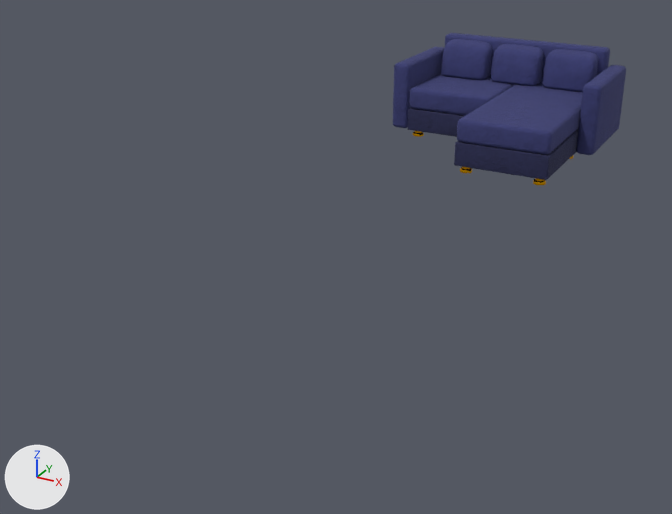
Renders of the Blender file Assets/Models/Sofa.blend from each side of a commit.
Before and after are seen from a 50 mm lens placed at (6.54, -19.67, 6.26), pointed at (-0.79, -6.36, -0.4). Every picture has the same lights, and +X, +Y and +Z are marked at lower left.

The first picture shows 'Sofa'.
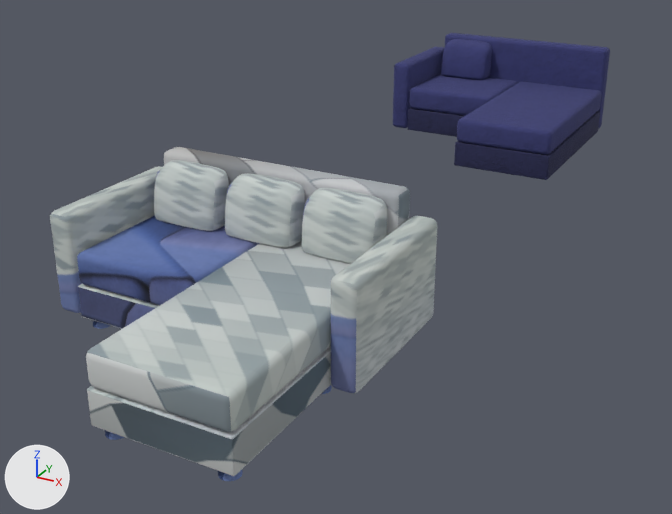
The change, as a list of edits to the scene's bpy script:
```text
Add img_sofa:
    img_sofa = load_image('Sofa', '../Sofa.png', 1920, 1080, 'sRGB')
Add mat_sofa:
    mat_sofa = principled_material('Sofa')
    mat_sofa.texture = img_sofa
    mat_sofa.roughness = 1.0
Change me_cube_006:
    used by ob_sofa; location = (0.0, 0.0, 0.0)
    remove me_cube_006.from_pydata(...)  # 6164 vertices, 6138 faces; spans x -2.73..2.09, y -2.09..2.31, z 0.0..2.07
    add me_cube_006.from_pydata(...)  # 1884 vertices, 1876 faces; spans x -2.73..1.69, y -2.09..2.31, z 0.0..2.07
    me_cube_006 part 1: 9 loose pieces with 4280 vertices, spanning x -2.25..2.09, y -2.02..2.31, z 0.0..2.0, are deleted
Add me_cube_001:
    me_cube_001.from_pydata(...)  # 6636 vertices, 6610 faces; spans x -2.73..2.1, y -2.09..2.31, z 0.0..2.07
    me_cube_001.polygons.foreach_set('use_smooth', [True] * 6610)
    me_cube_001.materials.append(mat_sofa)  # picture img_sofa
Add ob_sofa_001:
    ob_sofa_001 = bpy.data.objects.new('Sofa.001', me_cube_001)
    ob_sofa_001.location = (0.0, -11.0, 0.0)
```

Pixel boxes [x1, y1, x2, y2] of what changed, in the pictures (672 x 514 px):
'Sofa.001', added: after [50, 147, 437, 481]
'Sofa', reshaped (7% narrower): before [393, 33, 626, 185]; after [393, 33, 610, 180]
part 1 of me_cube_006, deleted (blue): before [413, 44, 626, 185]
